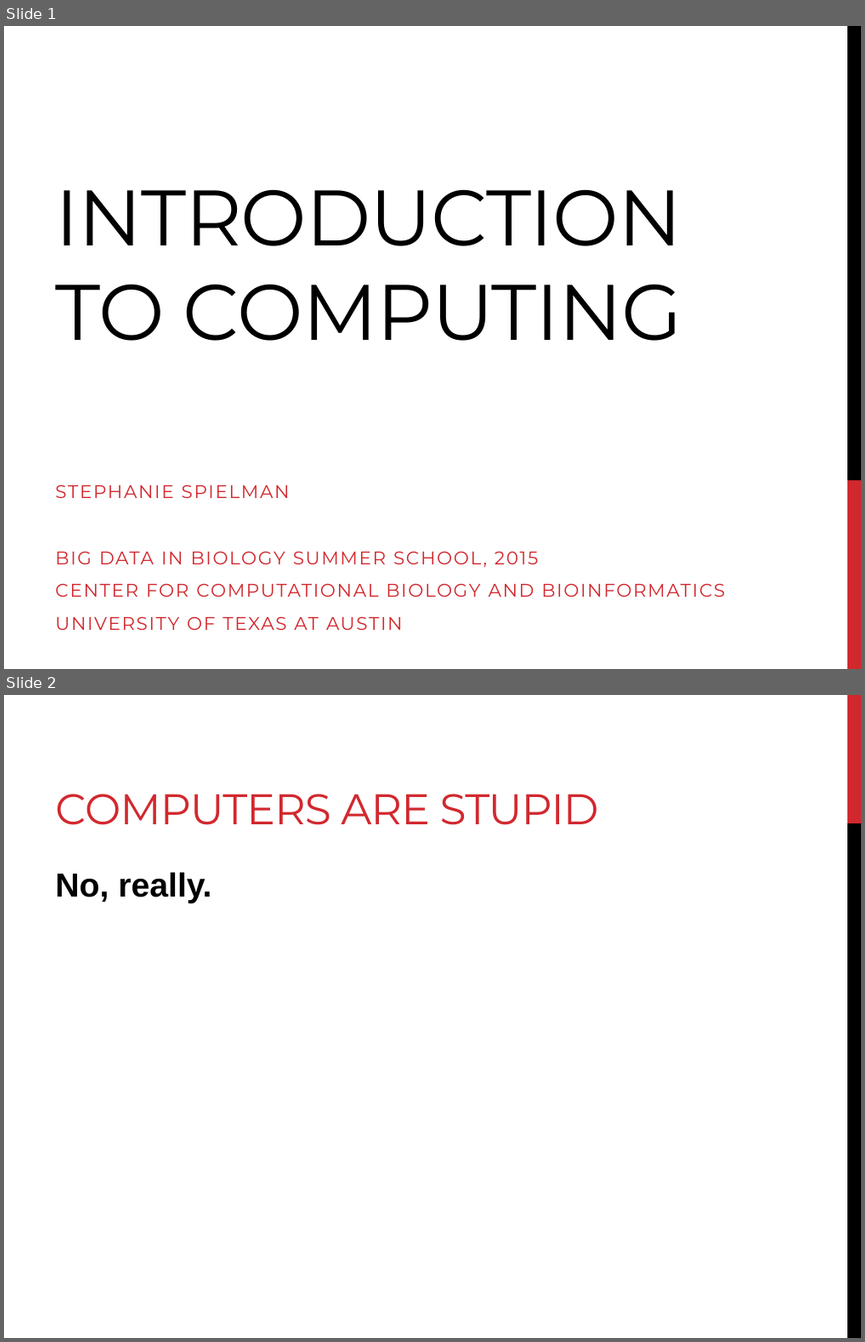
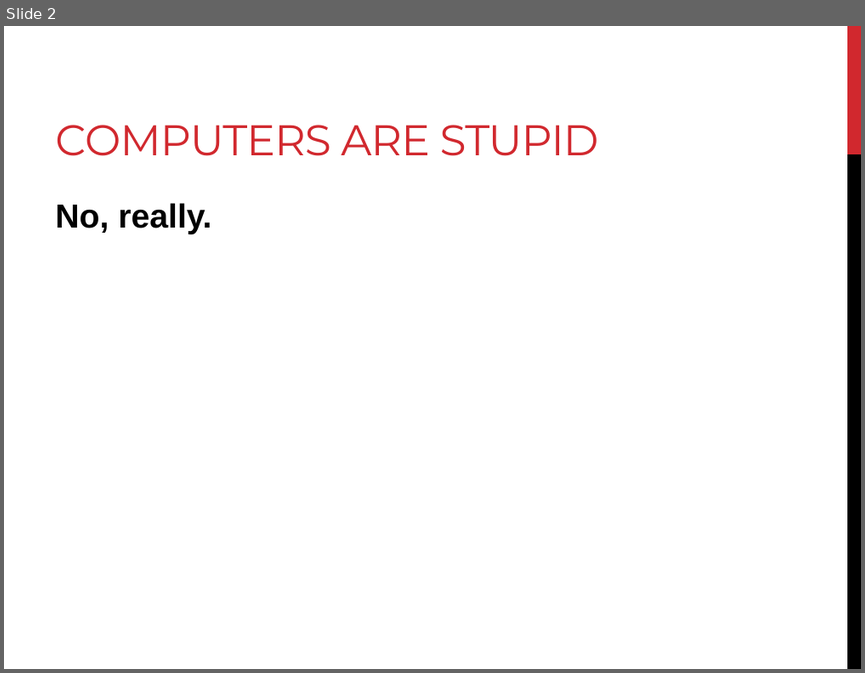
Before and after one commit to sjspielman/lacawac2017, a slide deck: day2/commandline.pptx. Shown one above the other, each under a label of ours: slides 1 and 2 before the commit, slide 2 after it. The pictures are 865x1342 and 865x673 pixels, drawn with LibreOffice and Linux fonts; fonts in the diff are those of the drawing. Boxes give left, top, right and bottom in pixels: in the first picture for what was removed or moved away, otherwise in the second. Text is boxed around its words. In the diff, an @@ line names an element or a change of style, - is before the commit and + after.

```diff
--- a/day2/commandline.pptx
+++ b/day2/commandline.pptx
@@ slide 1 removed at (4,26,861,669), background #FFFFFF @@
@@ rectangle removed at (847,26,861,480) @@
@@ title removed at (55,189,682,340) @@
-INTRODUCTION TO COMPUTING
@@ subtitle removed at (55,484,725,630) @@
-STEPHANIE SPIELMAN
-BIG DATA IN BIOLOGY SUMMER SCHOOL, 2015
-CENTER FOR COMPUTATIONAL BIOLOGY AND BIOINFORMATICS
-UNIVERSITY OF TEXAS AT AUSTIN
@@ rectangle removed at (847,480,861,669) @@
```
Also in this commit, not shown: 28 slides added, 2 other slides removed, 11 other files.
